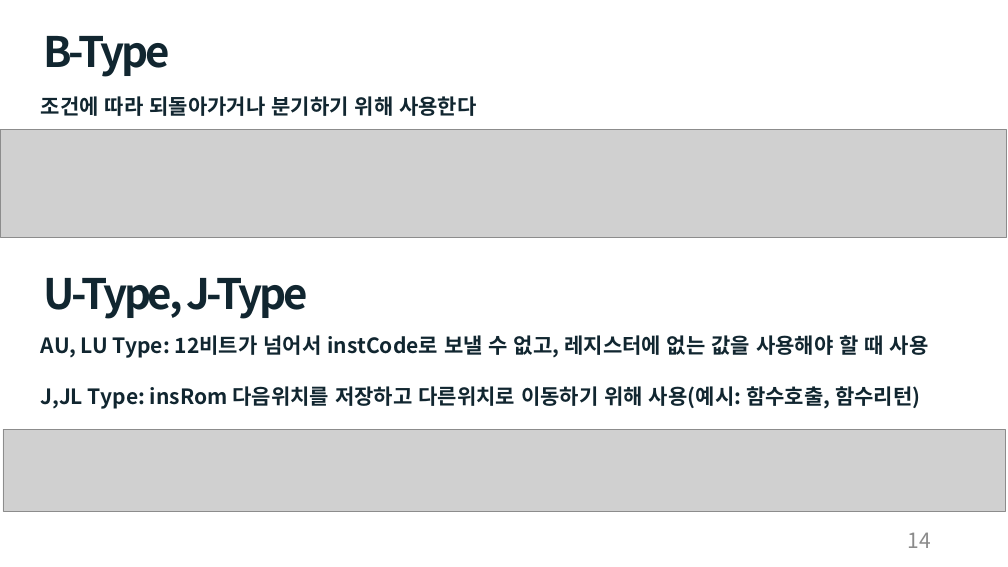
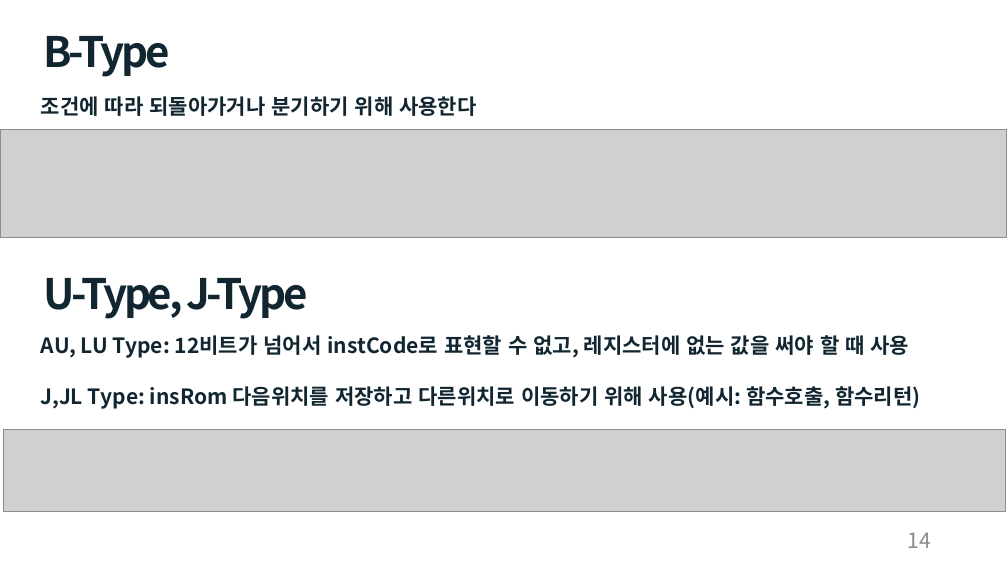
Before and after one commit to cong2738/my_RISC-V, a slide deck: slide 14 of Single Cycle RISC-V 발표_박호윤.pptx. Drawn at 1008x567 pixels with LibreOffice and Linux fonts; fonts in the diff are those of the drawing; grey boxes stand for pictures. Boxes give left, top, right and bottom in pixels: in the first picture for what was removed or moved away, otherwise in the second. Text is boxed around its words. In the diff, an @@ line names an element or a change of style, - is before the commit and + after.

```diff
--- a/Single Cycle RISC-V 발표_박호윤.pptx
+++ b/Single Cycle RISC-V 발표_박호윤.pptx
@@ text at box(41, 333, 910, 359): text changed @@
-AU, LU Type: 12비트가 넘어서 instCode로 보낼 수 없고, 레지스터에 없는 값을 사용해야 할 때 사용
+AU, LU Type: 12비트가 넘어서 instCode로 표현할 수 없고, 레지스터에 없는 값을 써야 할 때 사용
```
Also in this commit, not shown: 2 slides added.
